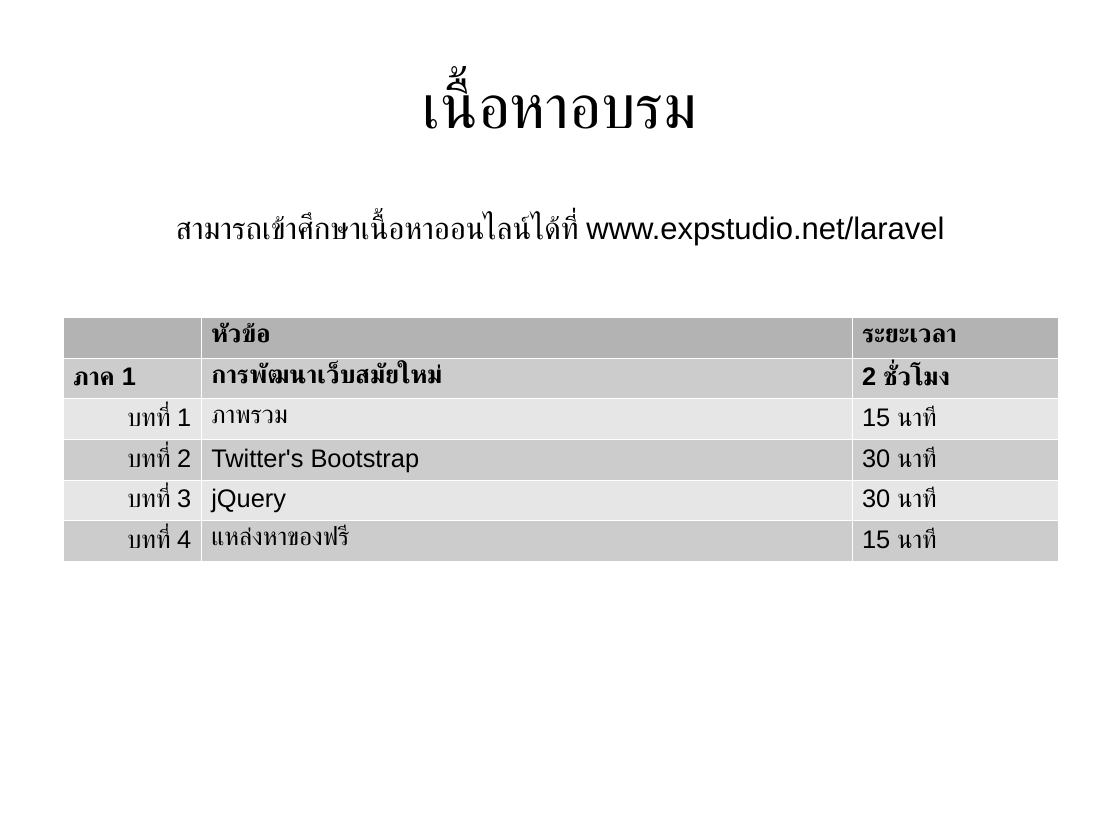
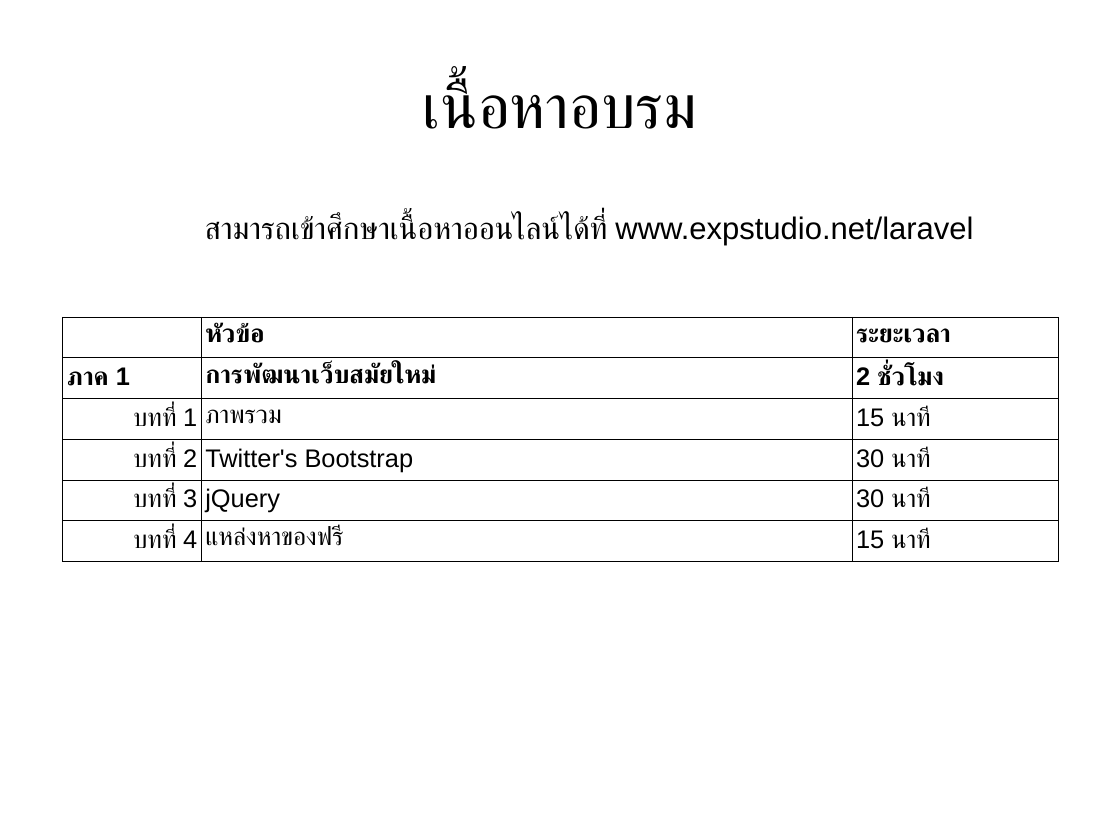
Before and after one commit to expstudio/Laravel-Course-Material, a slide deck: slide 4 of slide course.odp. Drawn at 1120x840 pixels with LibreOffice and Linux fonts; fonts in the diff are those of the drawing. Boxes give left, top, right and bottom in pixels: in the first picture for what was removed or moved away, otherwise in the second. Text is boxed around its words. In the diff, an @@ line names an element or a change of style, - is before the commit and + after.

```diff
--- a/slide course.odp
+++ b/slide course.odp
@@ text "สามารถเข้าศึกษาเนื้อหาออนไลน์ได้ที่ www.expstudio.net/larave ...": place and size @@
-text "สามารถเข้าศึกษาเนื้อหาออนไลน์ได้ที่ www.expstudio.net/larave ..." at box(176, 214, 944, 245)
+text "สามารถเข้าศึกษาเนื้อหาออนไลน์ได้ที่ www.expstudio.net/larave ..." at box(205, 214, 973, 245)
@@ table at box(63, 317, 1059, 557) @@
@@ fill #B3B3B3 to none in 2 cells @@
@@ fill #CCCCCC to none in 9 cells @@
@@ fill #E6E6E6 to none in 6 cells @@
@@ borders changed @@
```
Also in this commit, not shown: 4 other slides changed, 26 slides added, 2 other files.
